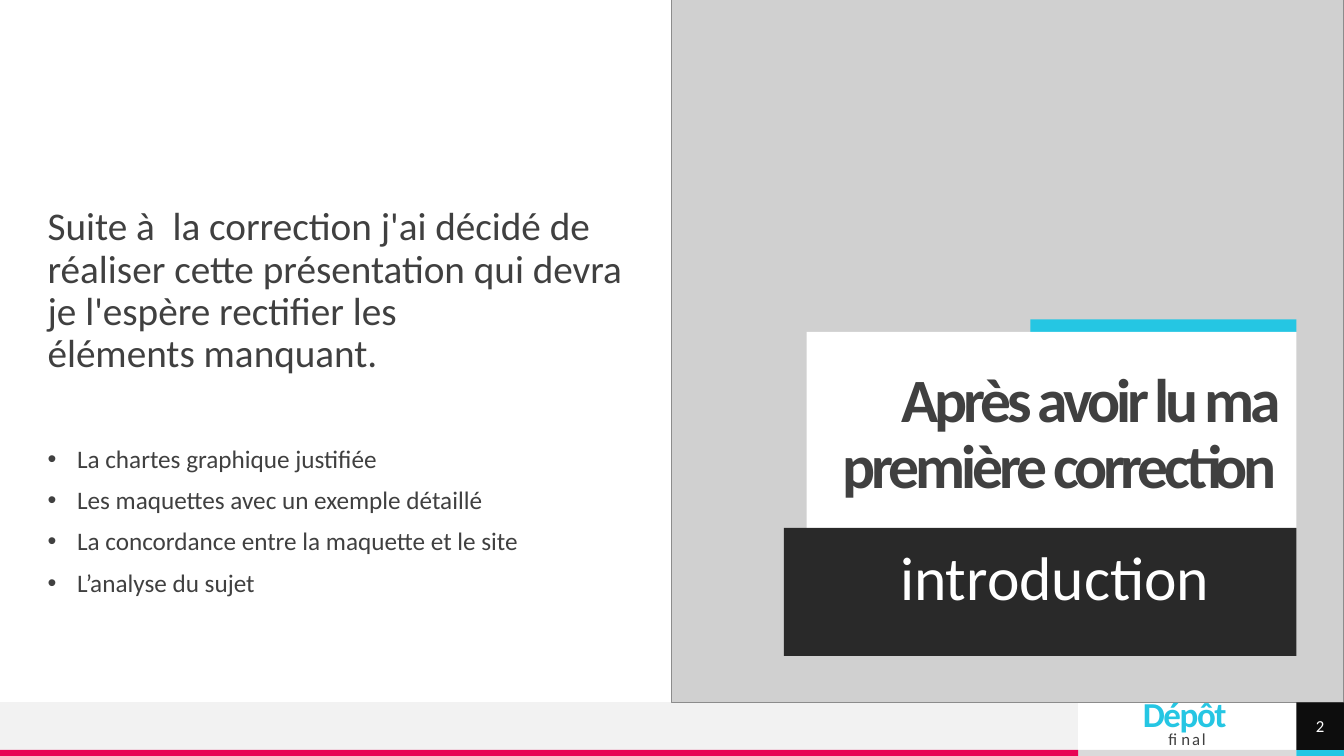
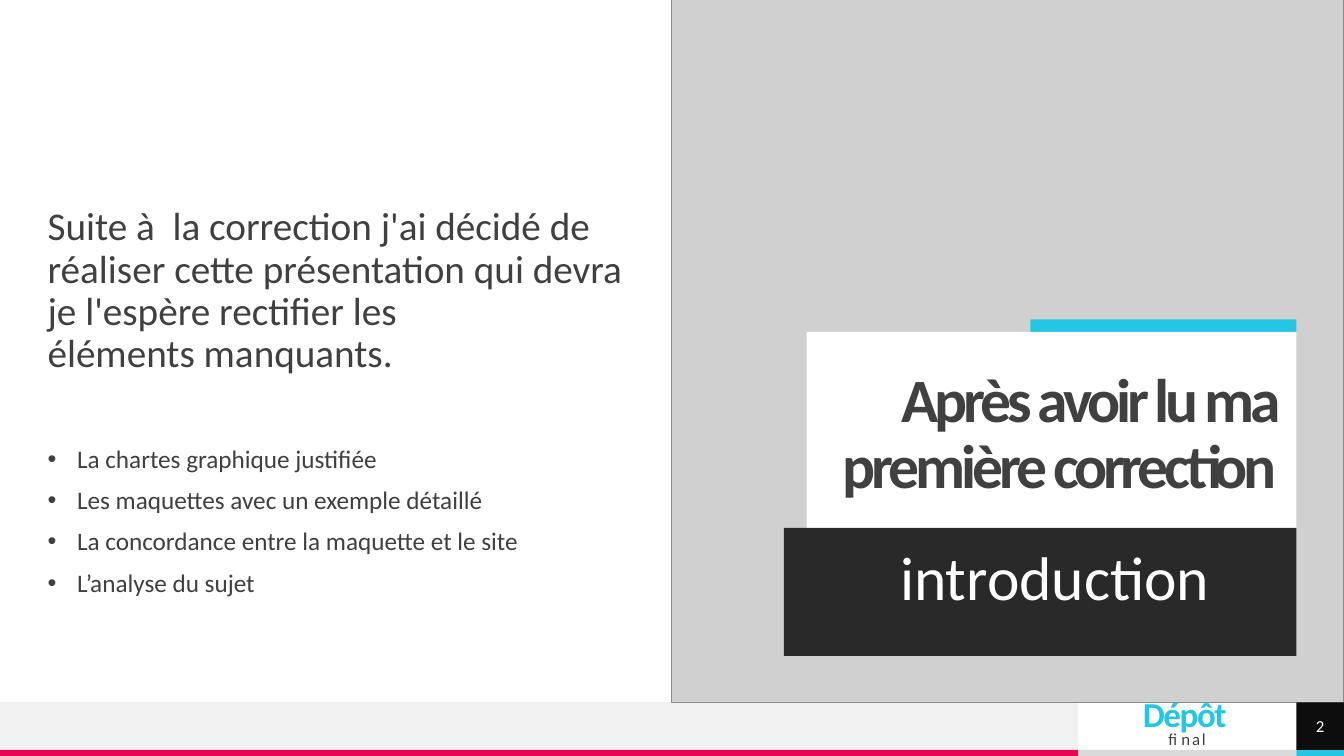
Before and after one commit to clementfert/covid, a slide deck: slide 2 of presentation_final/Présentation_finale.pptx. Drawn at 1344x756 pixels with LibreOffice and Linux fonts; fonts in the diff are those of the drawing; grey boxes stand for pictures. Boxes give left, top, right and bottom in pixels: in the first picture for what was removed or moved away, otherwise in the second. Text is boxed around its words. In the diff, an @@ line names an element or a change of style, - is before the commit and + after.

```diff
--- a/presentation_final/Présentation_finale.pptx
+++ b/presentation_final/Présentation_finale.pptx
@@ text at (48,212,622,374): text changed @@
-Suite à la correction j'ai décidé de réaliser cette présentation qui devra je l'espère rectifier les éléments manquant.
+Suite à la correction j'ai décidé de réaliser cette présentation qui devra je l'espère rectifier les éléments manquants.
```
Also in this commit, not shown: 7 other slides changed, 3 other files.
